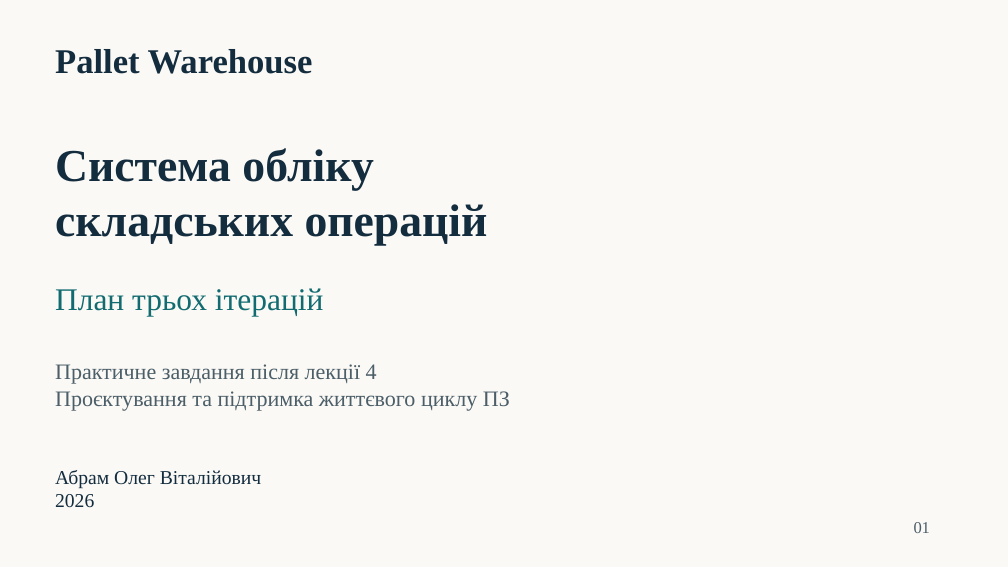
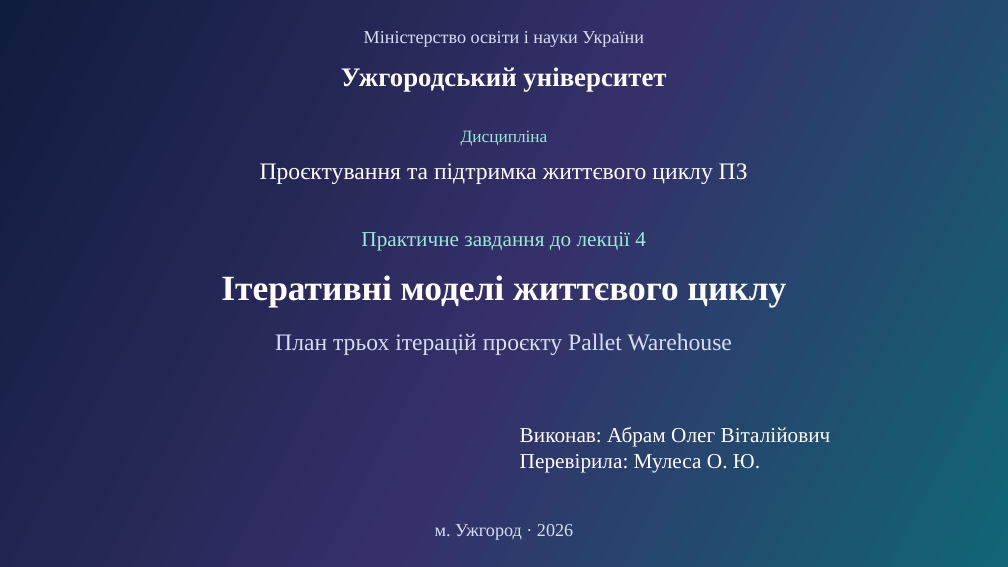
Before and after one commit to olehabram/pallet-warehouse, a slide deck: slide 1 of docs/Iterations_Discussion.pptx. Drawn at 1008x567 pixels with LibreOffice and Linux fonts; fonts in the diff are those of the drawing. Boxes give left, top, right and bottom in pixels: in the first picture for what was removed or moved away, otherwise in the second. Text is boxed around its words. In the diff, an @@ line names an element or a change of style, - is before the commit and + after.

Commit message:
Оновлено дизайн презентації ітерацій
Додано градієнти, схеми готовності й руху палети та різні композиції слайдів. Титульний слайд доповнено назвою університету, дисципліною, назвою роботи та викладачкою Мулесою О. Ю.

```diff
--- a/docs/Iterations_Discussion.pptx
+++ b/docs/Iterations_Discussion.pptx
@@ background #FAF9F5 to gradient #101C3D to #353069 to #116575 @@
@@ text added at bbox=[364, 31, 644, 47], 17.2 pt, text #D7DDF6 @@
+Міністерство освіти і науки України
@@ text added at bbox=[341, 67, 666, 92], 25.5 pt, text #FFFFFF, bold @@
+Ужгородський університет
@@ text at bbox=[461, 130, 548, 146]: text changed; size 43.5 to 16.5 pt; text colour #132C3E to #9DE7DB; bold off @@
-Система обліку
-складських операцій
+Дисципліна
@@ text added at bbox=[260, 163, 748, 184], 22.5 pt, text #FFFFFF @@
+Проєктування та підтримка життєвого циклу ПЗ
@@ text at bbox=[361, 232, 646, 251]: text changed; size 21 to 20.2 pt; text colour #4C5E68 to #9DE7DB @@
-Практичне завдання після лекції 4
-Проєктування та підтримка життєвого циклу ПЗ
+Практичне завдання до лекції 4
@@ text removed at bbox=[55, 288, 324, 316] @@
-План трьох ітерацій
@@ text added at bbox=[221, 275, 787, 306], 33.8 pt, text #FFFFFF, bold @@
+Ітеративні моделі життєвого циклу
@@ text at bbox=[275, 333, 732, 355]: text changed; size 33 to 22.5 pt; text colour #132C3E to #D7DDF6; bold off @@
-Pallet Warehouse
+План трьох ітерацій проєкту Pallet Warehouse
@@ text added at bbox=[520, 427, 831, 472], 20.2 pt, text #FFFFFF @@
+Виконав: Абрам Олег Віталійович
+Перевірила: Мулеса О. Ю.
@@ text removed at bbox=[55, 470, 261, 508] @@
-Абрам Олег Віталійович
-2026
@@ text added at bbox=[435, 524, 573, 540], 17.2 pt, text #D7DDF6 @@
+м. Ужгород · 2026
@@ text removed at bbox=[914, 522, 931, 533] @@
-01
```
Also in this commit, not shown: 4 other slides changed, 1 slide added, 1 slide removed.
